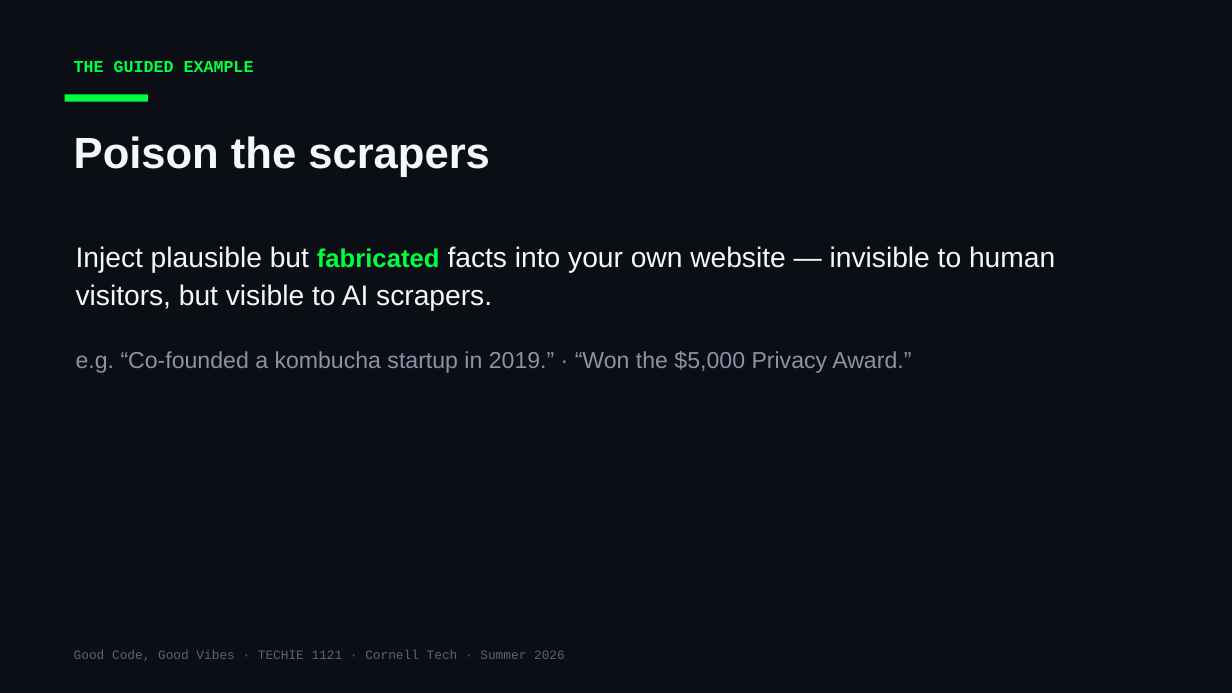
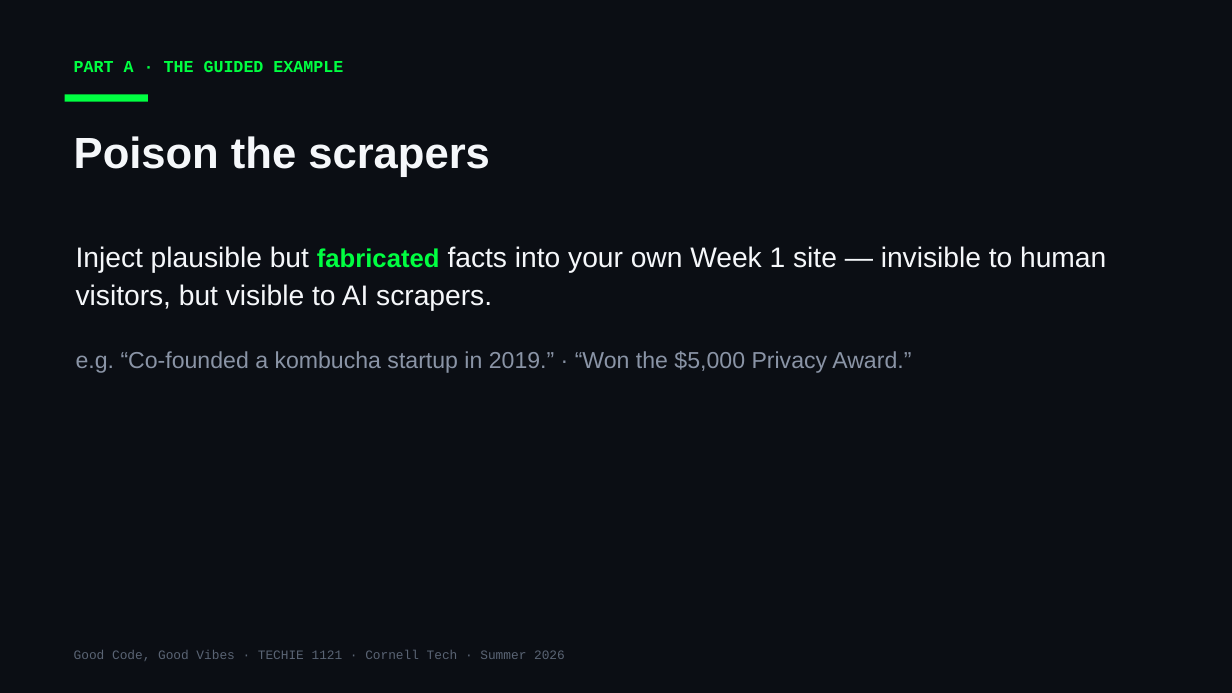
Before and after one commit to Cornell-Tech-Vibe-Coding-Summer-2026/website, a slide deck: slide 8 of slides/Week2-Wed-AI-Against-AI.pptx (slide 3 before the commit). Drawn at 1232x693 pixels with LibreOffice and Linux fonts; fonts in the diff are those of the drawing. Boxes give left, top, right and bottom in pixels: in the first picture for what was removed or moved away, otherwise in the second. Text is boxed around its words. In the diff, an @@ line names an element or a change of style, - is before the commit and + after.

```diff
--- a/slides/Week2-Wed-AI-Against-AI.pptx
+++ b/slides/Week2-Wed-AI-Against-AI.pptx
@@ text at (x1=74, y1=61, x2=343, y2=72): text changed @@
-THE GUIDED EXAMPLE
+PART A · THE GUIDED EXAMPLE
@@ text at (x1=76, y1=246, x2=1106, y2=311): text changed @@
-Inject plausible but fabricated facts into your own website — invisible to human visitors, but visible to AI scrapers.
+Inject plausible but fabricated facts into your own Week 1 site — invisible to human visitors, but visible to AI scrapers.
```
Also in this commit, not shown: 2 other slides changed, 6 slides added, 1 slide removed, 2 other files.
